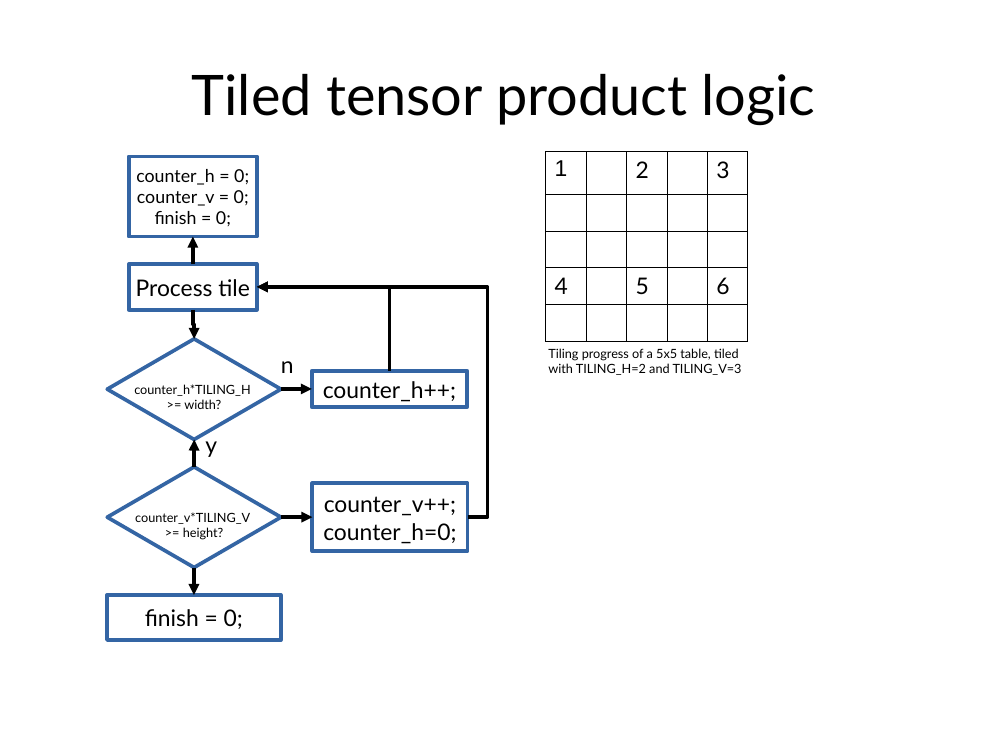
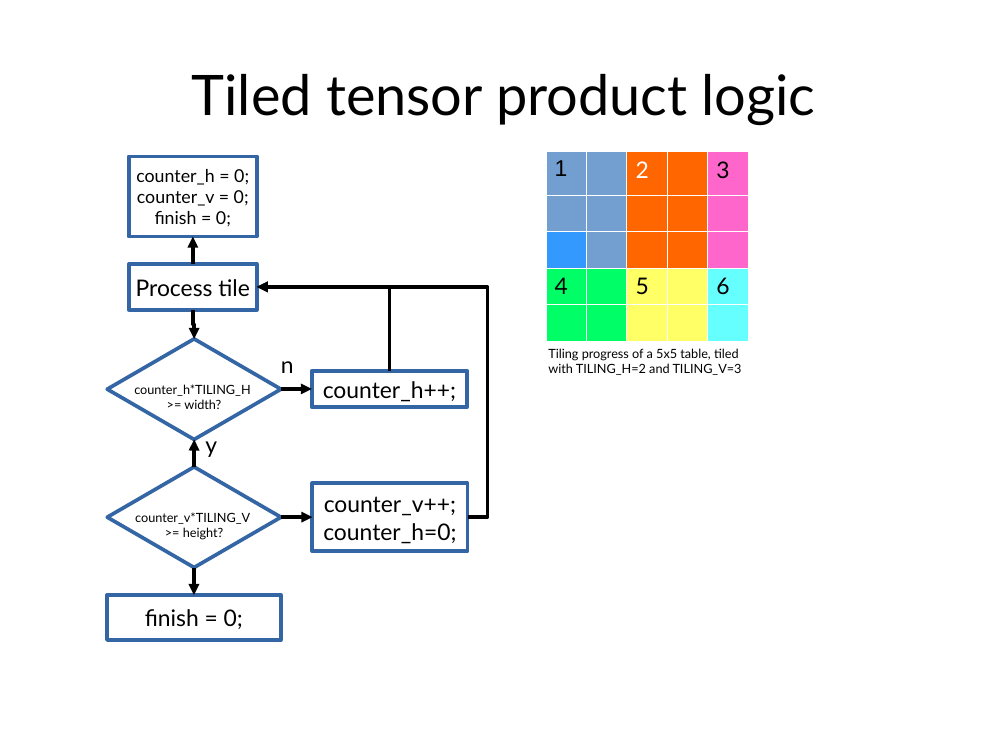
Before and after one commit to MihailoIsakov/layer_multiplex_nn, a slide deck: slide 24 of backpropagation/docs/doc.odp. Drawn at 1008x756 pixels with LibreOffice and Linux fonts; fonts in the diff are those of the drawing. Boxes give left, top, right and bottom in pixels: in the first picture for what was removed or moved away, otherwise in the second. Text is boxed around its words. In the diff, an @@ line names an element or a change of style, - is before the commit and + after.

```diff
--- a/backpropagation/docs/doc.odp
+++ b/backpropagation/docs/doc.odp
@@ table at [546, 152, 747, 335] @@
@@ fill none to #729FCF in row 1, column 1 @@
@@ fill none to #FF6600 in row 1, column 3 @@
@@ fill none to #FF66CC in row 1, column 5 @@
@@ fill none to #00FF66 in row 4, column 1 @@
@@ fill none to #FFFF66 in row 4, column 3 @@
@@ fill none to #66FFFF in row 4, column 5 @@
@@ text colour #000000 to #FFFFFF in "2" @@
@@ borders changed @@
```
Also in this commit, not shown: 6 other slides changed.
